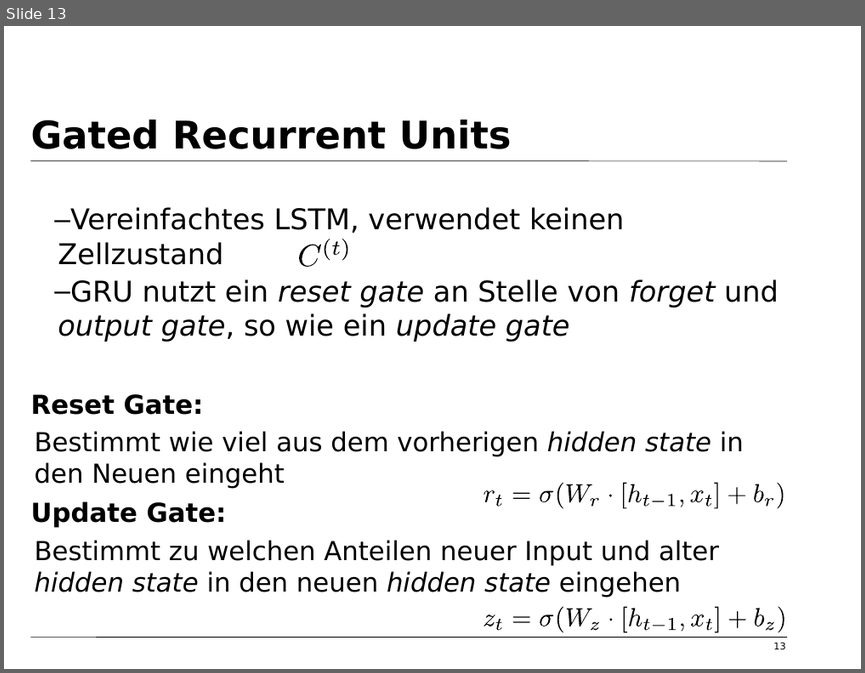
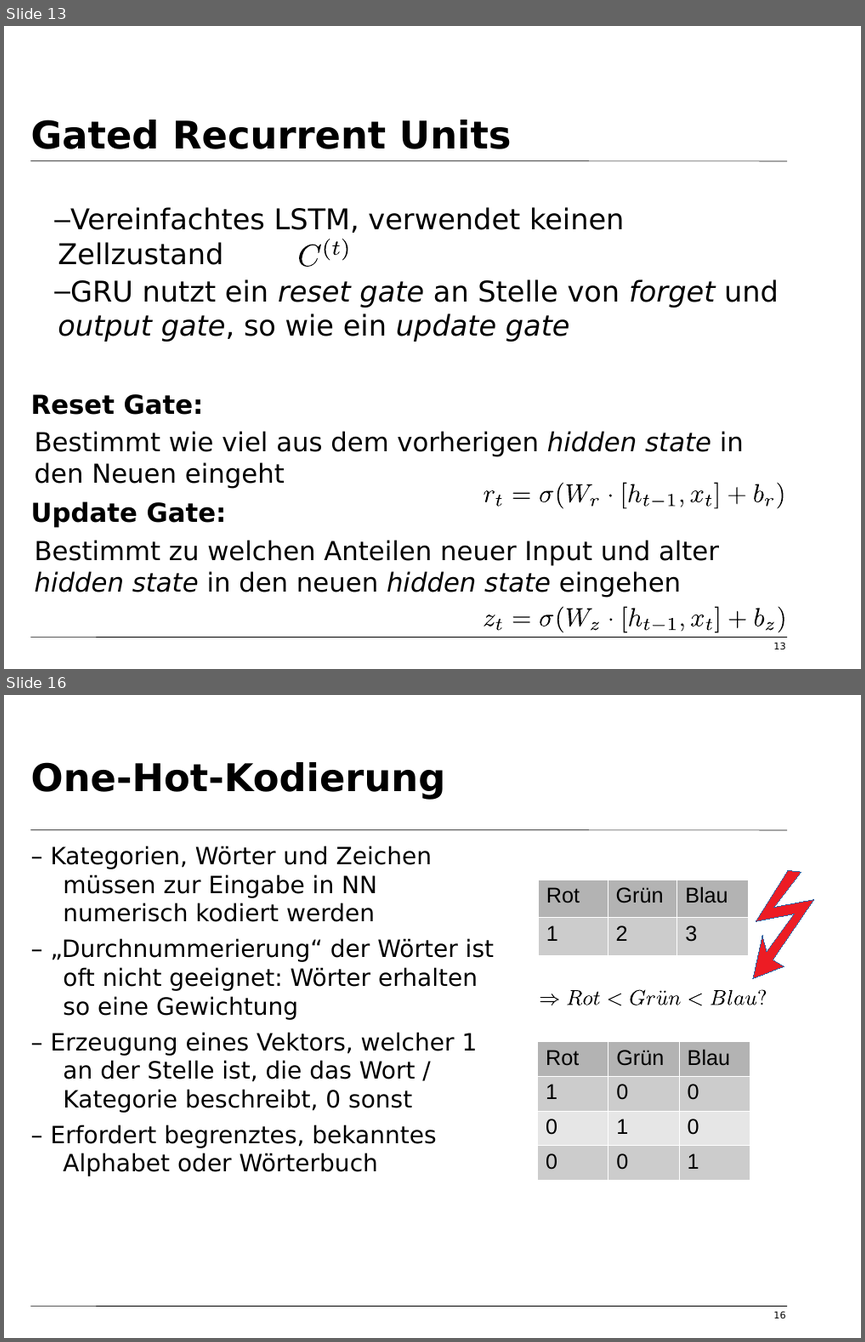
Before and after one commit to tfassbender/deep_learning_team_rnn, a slide deck: vorlesung/vorlesung_rnn_lstm_malte.odp. Shown one above the other, each under a label of ours: slide 13 before the commit, slides 13 and 16 after it; the slides between them are not shown. The pictures are 865x673 and 865x1342 pixels, drawn with LibreOffice and Linux fonts; fonts in the diff are those of the drawing; background and template pictures are left out. Boxes give left, top, right and bottom in pixels: in the first picture for what was removed or moved away, otherwise in the second. Text is boxed around its words. In the diff, an @@ line names an element or a change of style, - is before the commit and + after.

```diff
--- a/vorlesung/vorlesung_rnn_lstm_malte.odp
+++ b/vorlesung/vorlesung_rnn_lstm_malte.odp
@@ slide 16 added at bbox=[4, 695, 861, 1338], background #FFFFFF; not listed: 2 template elements that a slide beside it also shows @@
@@ title added at bbox=[31, 762, 446, 799], 32 pt, text #000000, bold @@
+One-Hot-Kodierung
@@ text added at bbox=[51, 845, 494, 1176], 20 pt, text #000000 @@
+– Kategorien, Wörter und Zeichen müssen zur Eingabe in NN numerisch kodiert werden
+– „Durchnummerierung“ der Wörter ist oft nicht geeignet: Wörter erhalten so eine Gewichtung
+– Erzeugung eines Vektors, welcher 1 an der Stelle ist, die das Wort / Kategorie beschreibt, 0 sonst
+– Erfordert begrenztes, bekanntes Alphabet oder Wörterbuch
@@ freeform shape added at bbox=[753, 871, 814, 979], fill #ED1C24, outline #3465A4 0 pt @@
@@ table added at bbox=[538, 879, 748, 954], 2 rows, 3 columns @@
+Rot | Grün | Blau
+1 | 2 | 3
@@ group added at bbox=[540, 990, 766, 1005]: 16 freeform shapes @@
@@ table added at bbox=[537, 1041, 750, 1173], 4 rows, 3 columns @@
+Rot | Grün | Blau
+1 | 0 | 0
+0 | 1 | 0
+0 | 0 | 1
@@ page number added at bbox=[773, 1310, 785, 1318], 8 pt, text #000000 @@
+16
```
Also in this commit, not shown: 6 slides changed, 2 other slides added.
